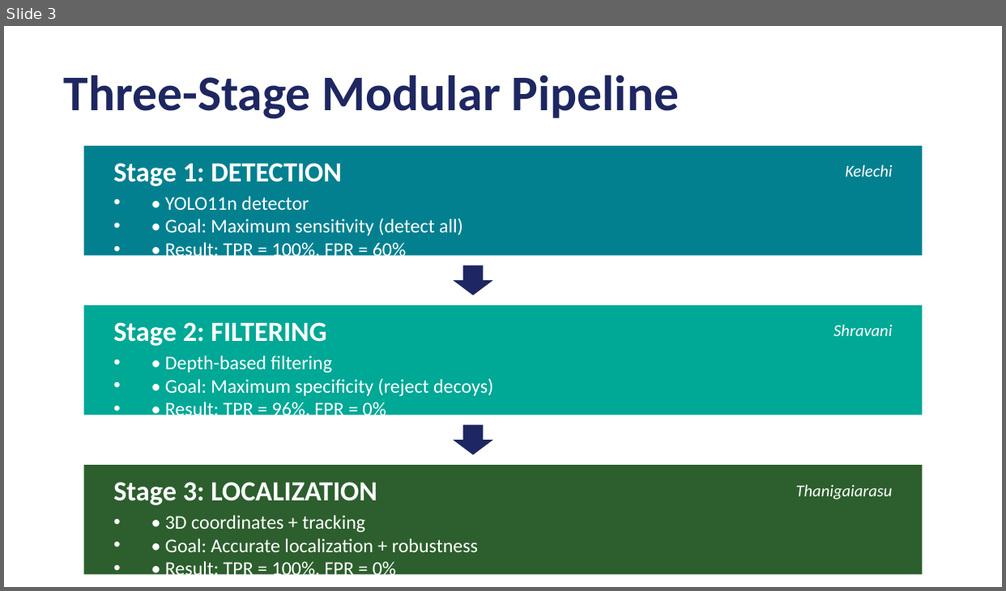
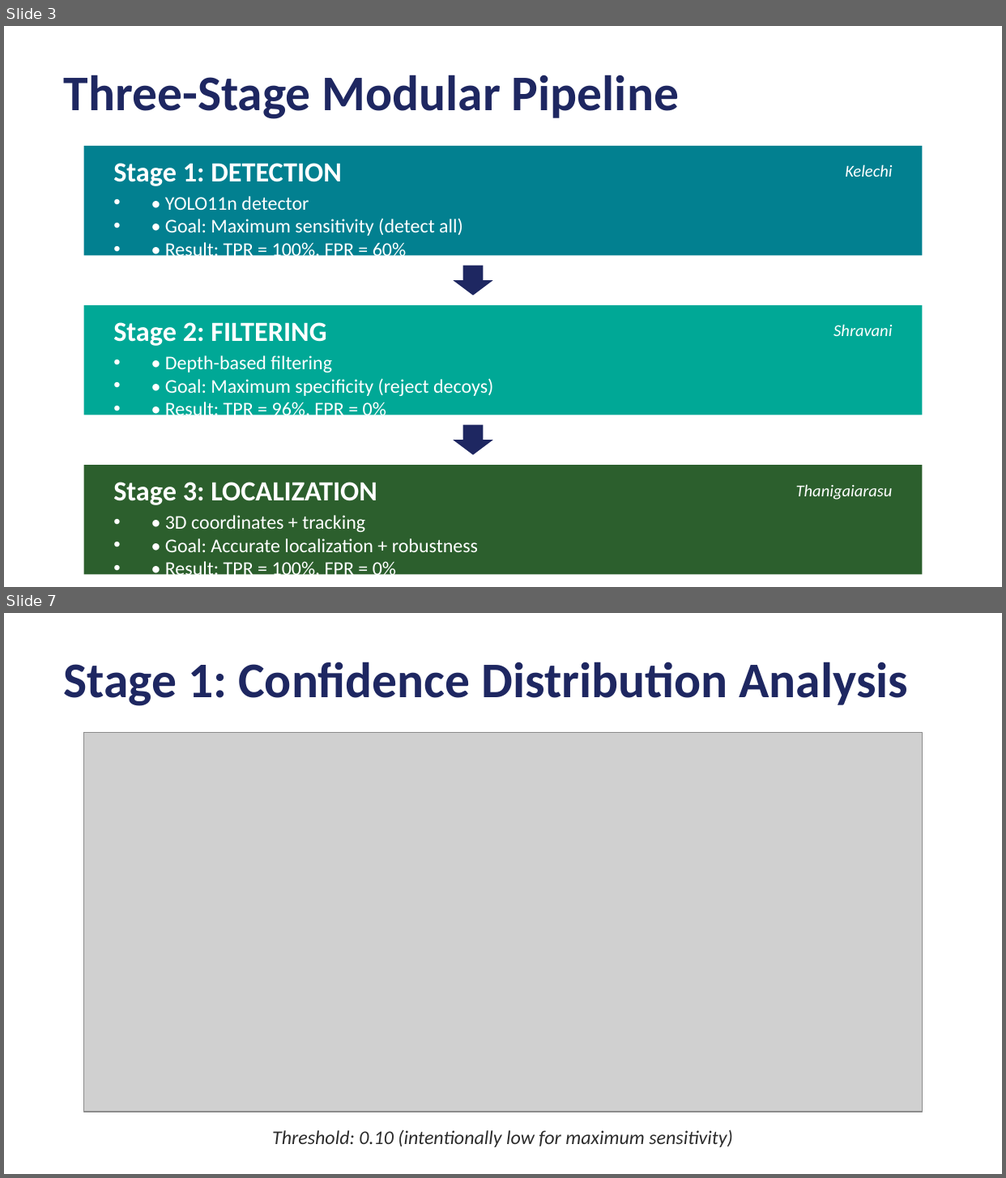
Before and after one commit to ThaniJames/R7020E_Group_7_Object-Detection-and-Localization, a slide deck: Fire_Extinguisher_Detection_Presentation.pptx. Shown one above the other, each under a label of ours: slide 3 before the commit, slides 3 and 7 after it; the slides between them are not shown. The pictures are 1006x591 and 1006x1178 pixels, drawn with LibreOffice and Linux fonts; fonts in the diff are those of the drawing; grey boxes stand for pictures. Boxes give left, top, right and bottom in pixels: in the first picture for what was removed or moved away, otherwise in the second. Text is boxed around its words. In the diff, an @@ line names an element or a change of style, - is before the commit and + after.

```diff
--- a/Fire_Extinguisher_Detection_Presentation.pptx
+++ b/Fire_Extinguisher_Detection_Presentation.pptx
@@ slide 7 added at (4,613,1002,1174), background #FFFFFF @@
@@ text added at (64,662,909,706), 36 pt, text #1E2761, bold @@
+Stage 1: Confidence Distribution Analysis
@@ picture added at (84,733,922,1112) @@
@@ text added at (272,1130,733,1148), 14 pt, text #2C2C2C, italic @@
+Threshold: 0.10 (intentionally low for maximum sensitivity)
```
Also in this commit, not shown: 4 slides changed, 6 other slides added, 7 slides removed.
